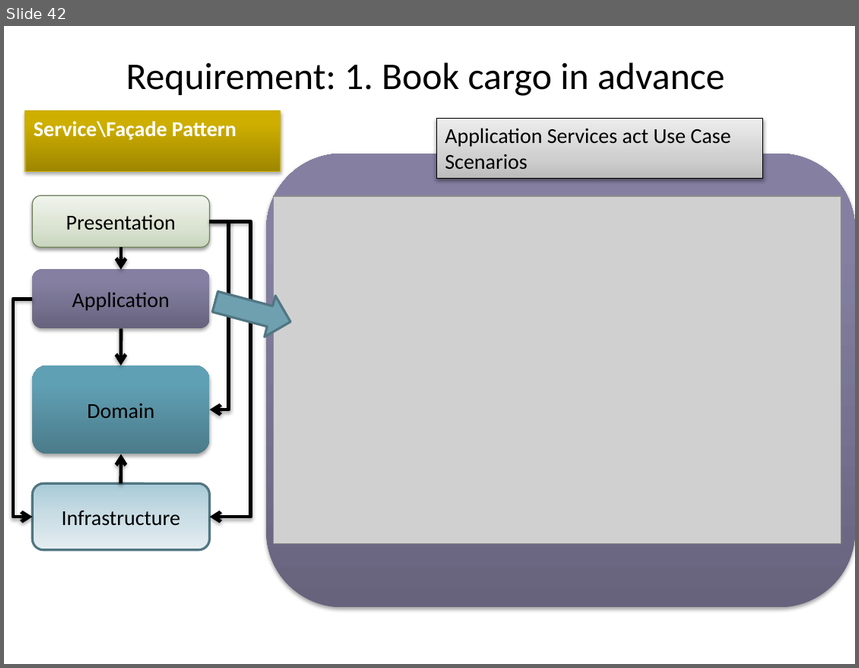
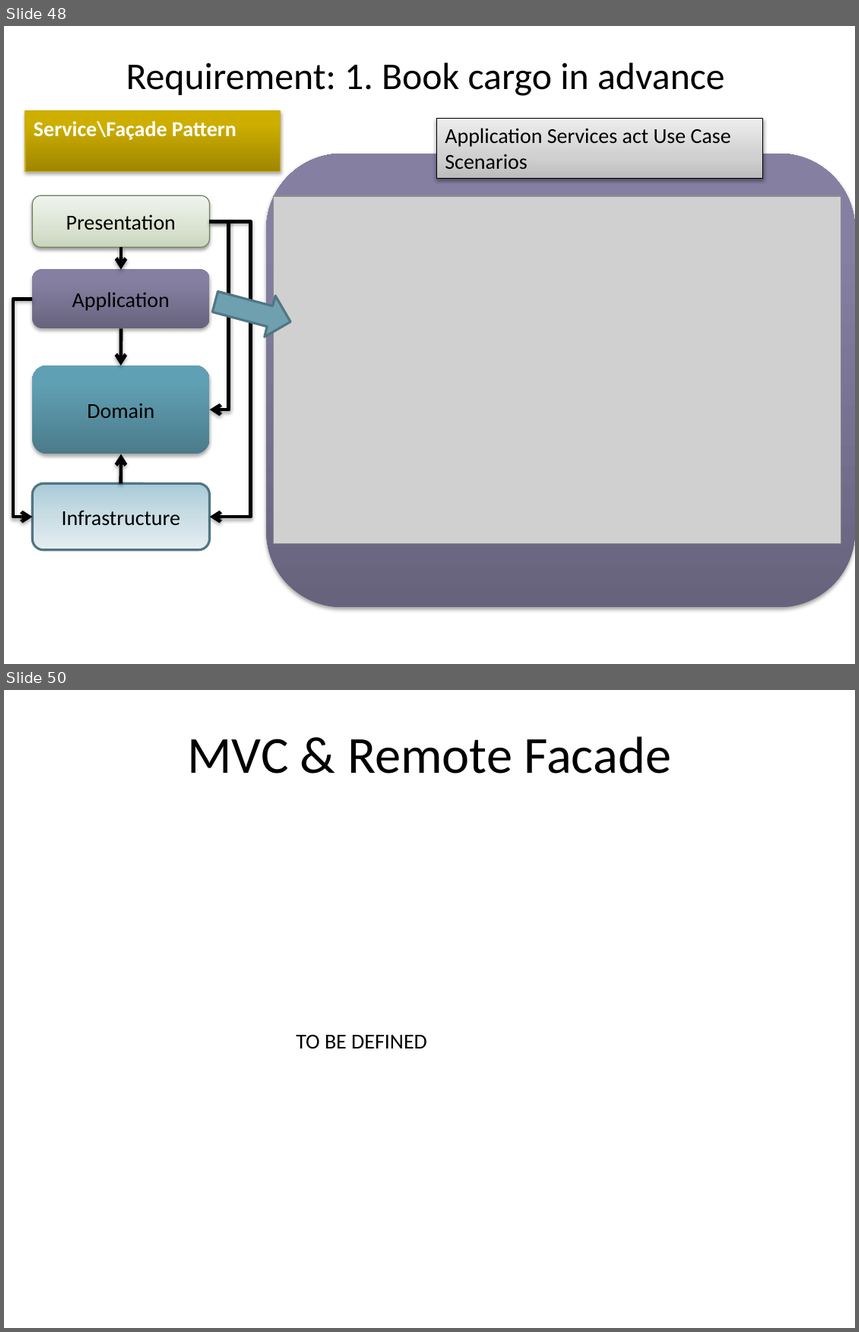
Before and after one commit to arturtv/dddpresentation, a slide deck: Domain-DrivenDesign.A.Trosin.pptx. Shown one above the other, each under a label of ours: slide 42 before the commit, slides 48 and 50 after it; the slides between them are not shown. The pictures are 859x668 and 859x1332 pixels, drawn with LibreOffice and Linux fonts; fonts in the diff are those of the drawing; grey boxes stand for pictures. Boxes give left, top, right and bottom in pixels: in the first picture for what was removed or moved away, otherwise in the second. Text is boxed around its words. In the diff, an @@ line names an element or a change of style, - is before the commit and + after.

```diff
--- a/Domain-DrivenDesign.A.Trosin.pptx
+++ b/Domain-DrivenDesign.A.Trosin.pptx
@@ slide 50 added at (4,690,855,1328), background #FFFFFF @@
@@ title added at (187,736,671,774), 44 pt, text #000000 @@
+MVC & Remote Facade
@@ text added at (296,1035,427,1049), 18 pt, text #000000 @@
+TO BE DEFINED
@@ what was slide 42 is now slide 48 @@
```
Also in this commit, not shown: 2 slides changed, 12 other slides added, 1 slide removed.
